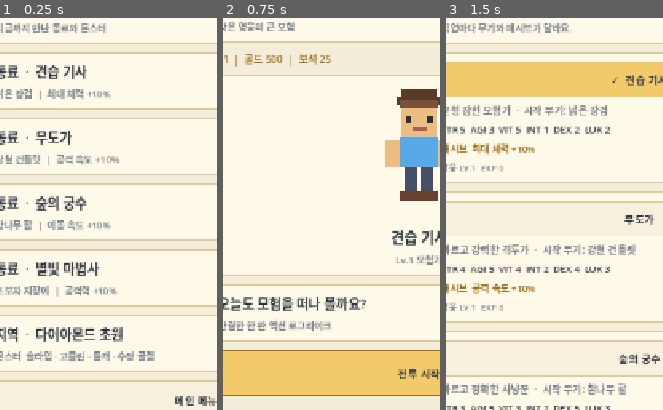
Above: before the commit, frames 1-3 (left to right).
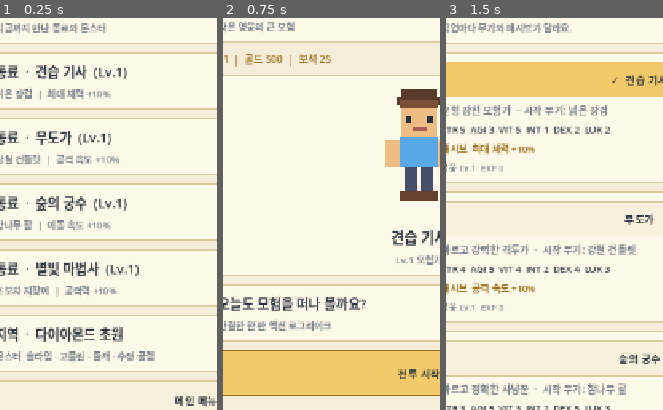
Above: after the commit, the same moments.

Repository: nanahjhna-glitch/survivor
Game: Godot game, scene res://scenes/collection.tscn
Same seed, same stepped clock (60 frames per second), same inputs: the game is played once before the commit and once after it. This scene is started directly instead of the project's main scene.
Inputs:
- Up to frame 1 (0.25 s): no input
- Up to frame 2 (0.75 s): click "‹" at 0.5 s
- Up to frame 3 (1.5 s): click "전투 시작" at 1.25 s
The pictures show only the part of the screen within x 5-55%, y 29-79%; the shares and areas given below are measured in that part.

The runs differ from the first frame. In frame 1, 0.8% of the frame differs, in the area x 35-65%, y 12-66%; in frame 2, nothing differs; in frame 3, nothing differs.

Commit message:
Collection: show hero levels

Diff:
--- a/scripts/menu_screen.gd
+++ b/scripts/menu_screen.gd
@@ -293,9 +293,10 @@
 
 func _build_collection() -> void:
 	_add_text_card("모험 도감", "지금까지 만난 동료와 몬스터")
-	for character in GameData.CHARACTERS:
+	for i in range(GameData.CHARACTERS.size()):
+		var character: Dictionary = GameData.CHARACTERS[i]
 		_add_text_card(
-			"동료  ·  %s" % character["name"],
+			"동료  ·  %s  (Lv.%d)" % [character["name"], GameData.hero_levels.get(i, 1)],
 			"%s  |  %s" % [character["weapon"], character["passive"]]
 		)
 	for stage in GameData.STAGES:
